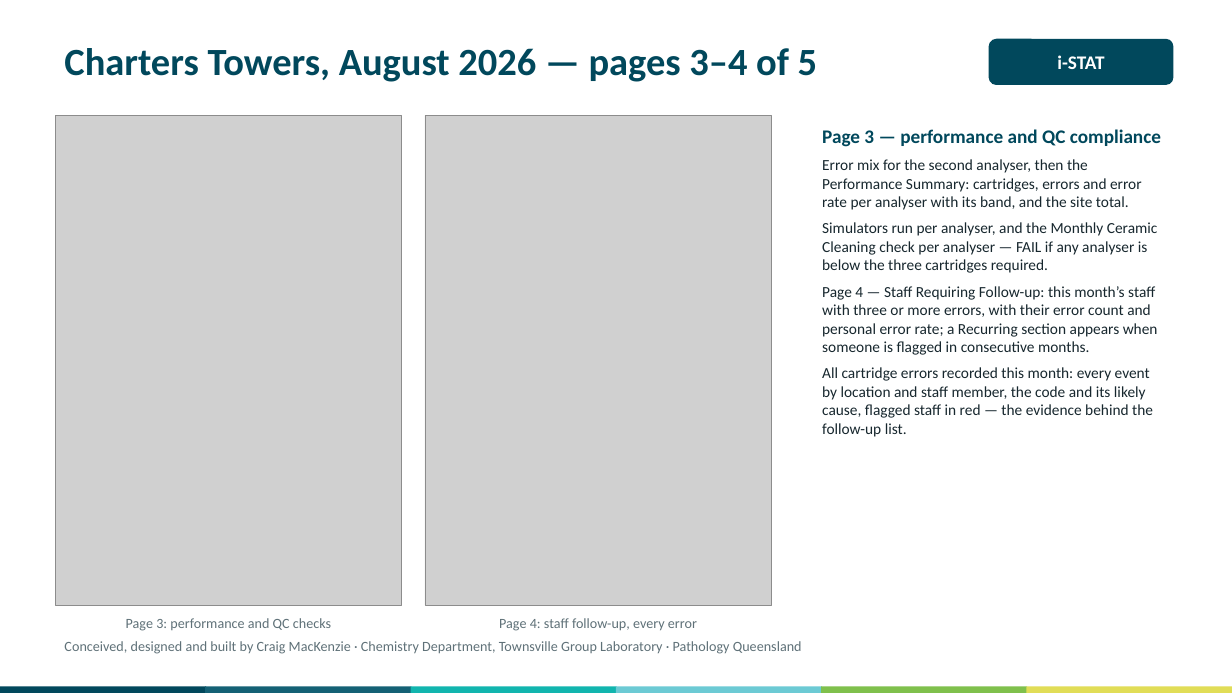
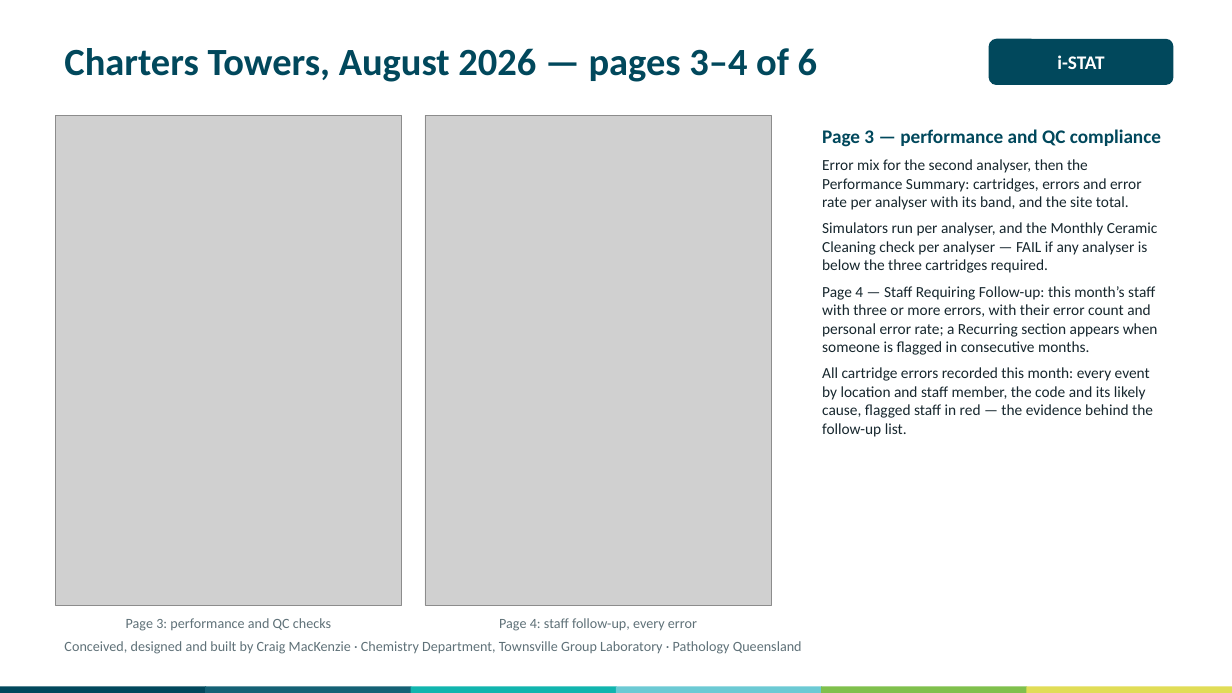
Before and after one commit to swornsealed/Report-app, a slide deck: slide 5 of PQ_Report_Generator_Overview_for_Managers_iSTAT.pptx. Drawn at 1232x693 pixels with LibreOffice and Linux fonts; fonts in the diff are those of the drawing; grey boxes stand for pictures. Boxes give left, top, right and bottom in pixels: in the first picture for what was removed or moved away, otherwise in the second. Text is boxed around its words. In the diff, an @@ line names an element or a change of style, - is before the commit and + after.

```diff
--- a/PQ_Report_Generator_Overview_for_Managers_iSTAT.pptx
+++ b/PQ_Report_Generator_Overview_for_Managers_iSTAT.pptx
@@ text at (64,48,817,82): text changed @@
-Charters Towers, August 2026 — pages 3–4 of 5
+Charters Towers, August 2026 — pages 3–4 of 6
```
Also in this commit, not shown: 2 other slides changed, 1 slide added, 10 other files.
